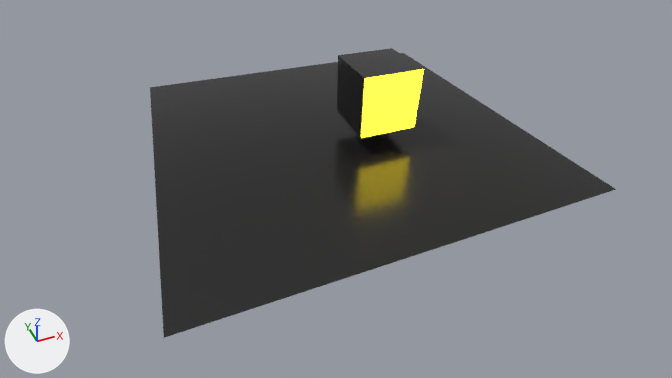
A saved change to the Blender file application/lucre/models/emmissive/emissiveCube.blend.
Both versions are drawn from the file's camera 'Camera'. Arrows for +X, +Y and +Z are at lower left; the lights stay in place.
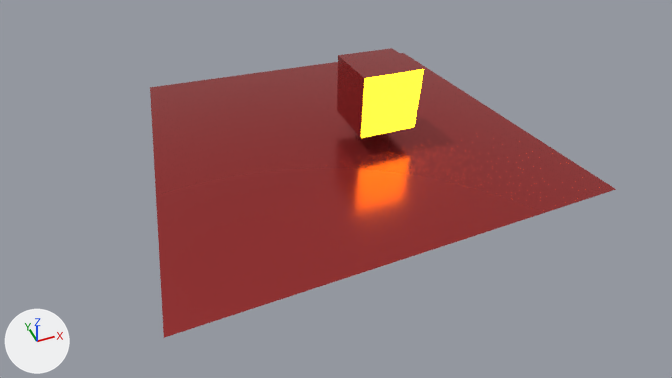
Changed parts and their boxes [x1, y1, x2, y2] in the pictures (672 x 378 px):
'Plane', recoloured (black to red): [150, 53, 616, 338] in both
'Cube', recoloured: [337, 48, 424, 138] in both

The change in detail:
Material 'DarkMetallic' (mat_darkmetallic) changes colour from black #3a3a3a to red #ad3a3a; in linear values from (0.042, 0.042, 0.042) to (0.42, 0.042, 0.042).
